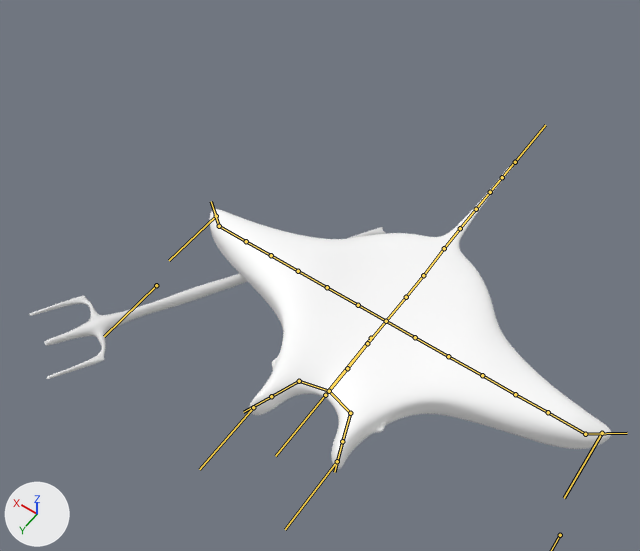
A saved change to the glTF model enemy/enemy.glb.
One viewpoint serves both versions: a 50 mm camera at (-1.67, 2.8, 4.98) aimed at (0.43, -0.14, 0.36). The axes (+X, +Y, +Z) are drawn at lower left. The lights are the same throughout. The bones that bend it are drawn over the model as lines.

Names of what the first picture shows: 'GEOM', 'trident'.
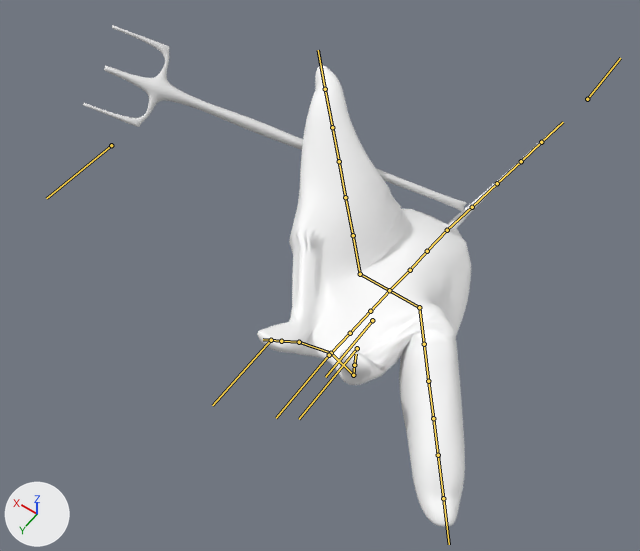
The newer file adds an action. The first version stands in its rest pose; the second is drawn at frame 57 of the action 'attack'.

The edits, one by one:
Bone 'RootMotion' (bone_rootmotion) moves from (0.0, 0.0, 0.0) to (0.0, 0.0, -0.21).
Bone 'spine.001' (bone_spine_001) turns from (0, 0, 0) to (13, -16, -4) degrees about its own x, y and z.
Bone 'spine.002' (bone_spine_002) turns from (0, 0, 0) to (-5, 1, 1) degrees about its own x, y and z.
Bone 'spine.003' (bone_spine_003) turns from (0, 0, 0) to (0, 15, -2) degrees about its own x, y and z.
Bone 'ear.R.002' (bone_ear_r_002) turns from (0, 0, 0) to (85, -49, -71) degrees about its own x, y and z.
Bone 'ear.L.002' (bone_ear_l_002) turns from (0, 0, 0) to (82, 22, 72) degrees about its own x, y and z.
Bone 'wing.R.002' (bone_wing_r_002) turns from (0, 0, 0) to (44, 4, -31) degrees about its own x, y and z.
Bone 'wing.R.004' (bone_wing_r_004) turns from (0, 0, 0) to (0, -23, 0) degrees about its own x, y and z.
Bone 'wing.R.006' (bone_wing_r_006) turns from (0, 0, 0) to (0, 5, 1) degrees about its own x, y and z.
Bone 'wing.R.007' (bone_wing_r_007) turns from (0, 0, 0) to (0, 0, 36) degrees about its own x, y and z.
Bone 'wing.L.002' (bone_wing_l_002) turns from (0, 0, 0) to (-82, -76, 32) degrees about its own x, y and z.
Bone 'wing.L.007' (bone_wing_l_007) turns from (0, 0, 0) to (0, 0, -37) degrees about its own x, y and z.
Bone 'tail.001' (bone_tail_001) turns from (0, 0, 0) to (-48, 147, -60) degrees about its own x, y and z.

Location of each change, (x1, y1, x2, y2) in pixels of the pictures (640 x 551 px):
'GEOM', posed (25% narrower, 52% taller): before (209, 166, 612, 469); after (257, 65, 559, 526)
'trident', posed (8% wider, 22% taller): before (29, 227, 385, 379); after (83, 25, 467, 211)
bone 'RootMotion', root to tip: before (371, 338) to (325, 394); after (372, 320) to (325, 377)
bone 'spine.001', root to tip: before (444, 248) to (423, 275); after (447, 230) to (427, 251)
bone 'spine.002', root to tip: before (423, 275) to (406, 297); after (427, 251) to (410, 270)
bone 'spine.003', root to tip: before (406, 297) to (386, 321); after (410, 270) to (389, 290)
bone 'ear.R.002', root to tip: before (299, 381) to (271, 396); after (299, 342) to (281, 341)
bone 'ear.L.002', root to tip: before (350, 413) to (342, 441); after (353, 375) to (354, 365)
bone 'wing.R.002', root to tip: before (358, 305) to (327, 287); after (360, 274) to (353, 235)
bone 'wing.R.004', root to tip: before (298, 271) to (271, 255); after (345, 197) to (339, 161)
bone 'wing.R.006', root to tip: before (246, 241) to (219, 226); after (332, 127) to (325, 89)
bone 'wing.R.007', root to tip: before (219, 226) to (211, 201); after (325, 89) to (318, 50)
bone 'wing.L.002', root to tip: before (415, 337) to (448, 356); after (419, 307) to (424, 344)
bone 'wing.L.007', root to tip: before (585, 434) to (627, 433); after (443, 498) to (449, 544)
bone 'tail.001', root to tip: before (444, 248) to (460, 228); after (447, 230) to (472, 207)
